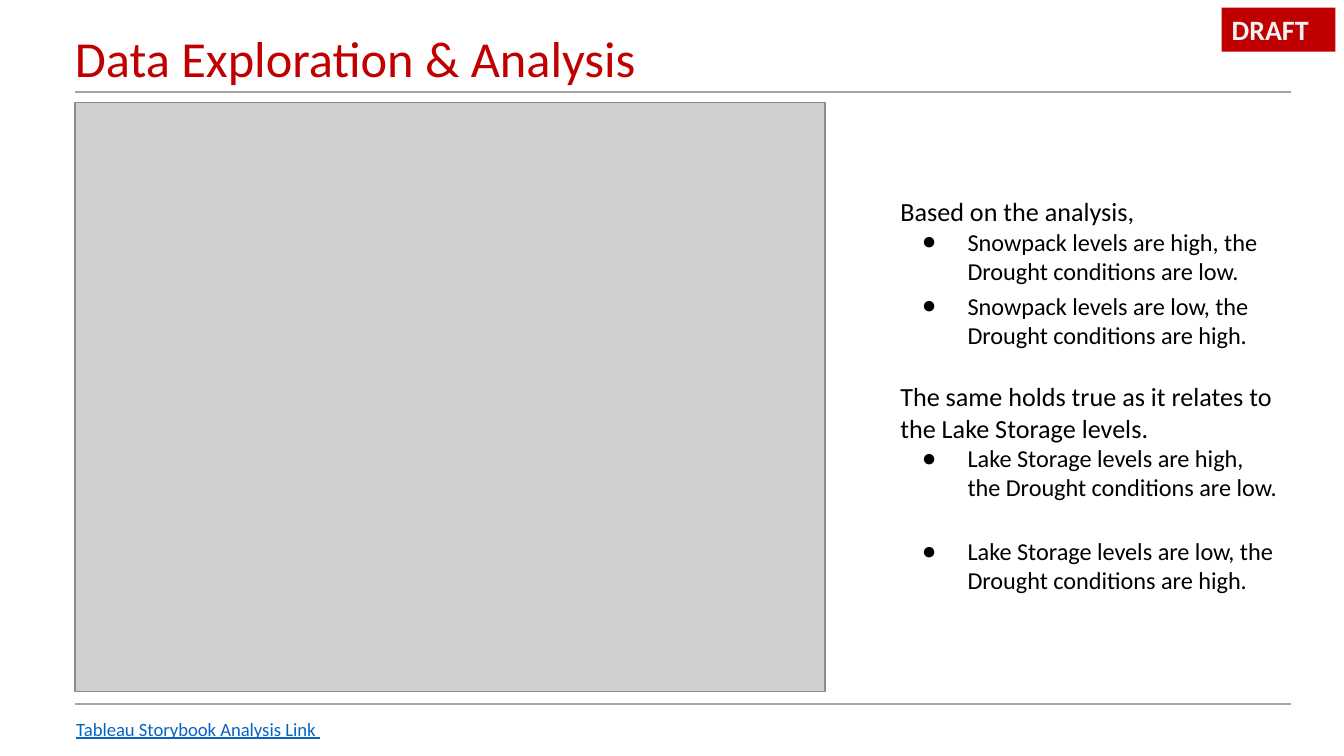
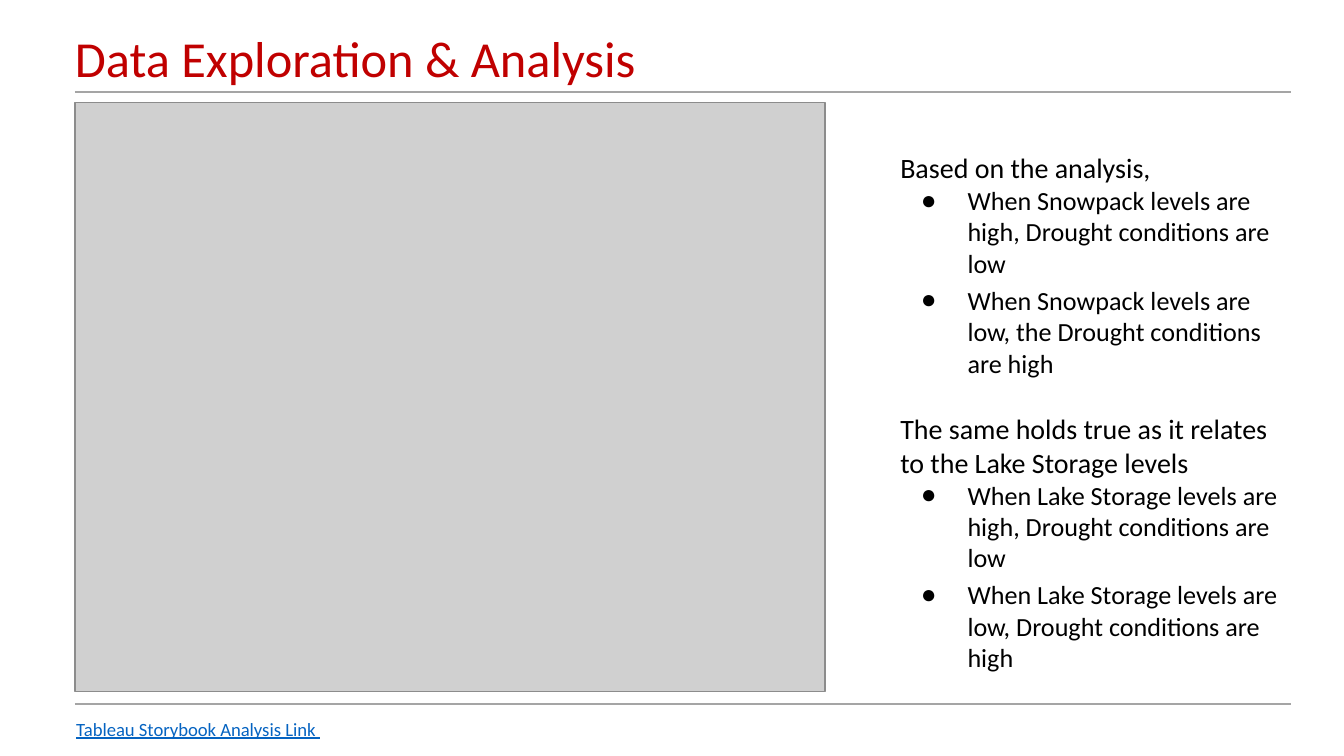
Before and after one commit to Qu3enK/CRBAnalysis_FinalProject, a slide deck: slide 7 of Segment 2/Colorado Basin River Analysis.pptx (slide 6 before the commit). Drawn at 1344x756 pixels with LibreOffice and Linux fonts; fonts in the diff are those of the drawing; grey boxes stand for pictures. Boxes give left, top, right and bottom in pixels: in the first picture for what was removed or moved away, otherwise in the second. Text is boxed around its words. In the diff, an @@ line names an element or a change of style, - is before the commit and + after.

```diff
--- a/Segment 2/Colorado Basin River Analysis.pptx
+++ b/Segment 2/Colorado Basin River Analysis.pptx
@@ rectangle removed at <box>1222,8,1336,52</box> @@
-DRAFT
@@ text "Based on the analysis,": place and size @@
-text "Based on the analysis," at <box>900,203,1277,593</box>
+text "Based on the analysis," at <box>900,158,1277,672</box>
@@ text at <box>900,158,1151,183</box>: size 14 to 15 pt in "Based on the analysis," @@
@@ text at <box>900,192,1277,672</box>: text changed; size 13 to 14 pt @@
-● Snowpack levels are high, the Drought conditions are low.
-● Snowpack levels are low, the Drought conditions are high.
-The same holds true as it relates to the Lake Storage levels.
-● Lake Storage levels are high, the Drought conditions are low.
-● Lake Storage levels are low, the Drought conditions are high.
+● When Snowpack levels are high, Drought conditions are low
+● When Snowpack levels are low, the Drought conditions are high
+The same holds true as it relates to the Lake Storage levels
+● When Lake Storage levels are high, Drought conditions are low
+● When Lake Storage levels are low, Drought conditions are high
```
Also in this commit, not shown: 6 other slides changed, 4 slides added, 1 slide removed, 3 other files.
